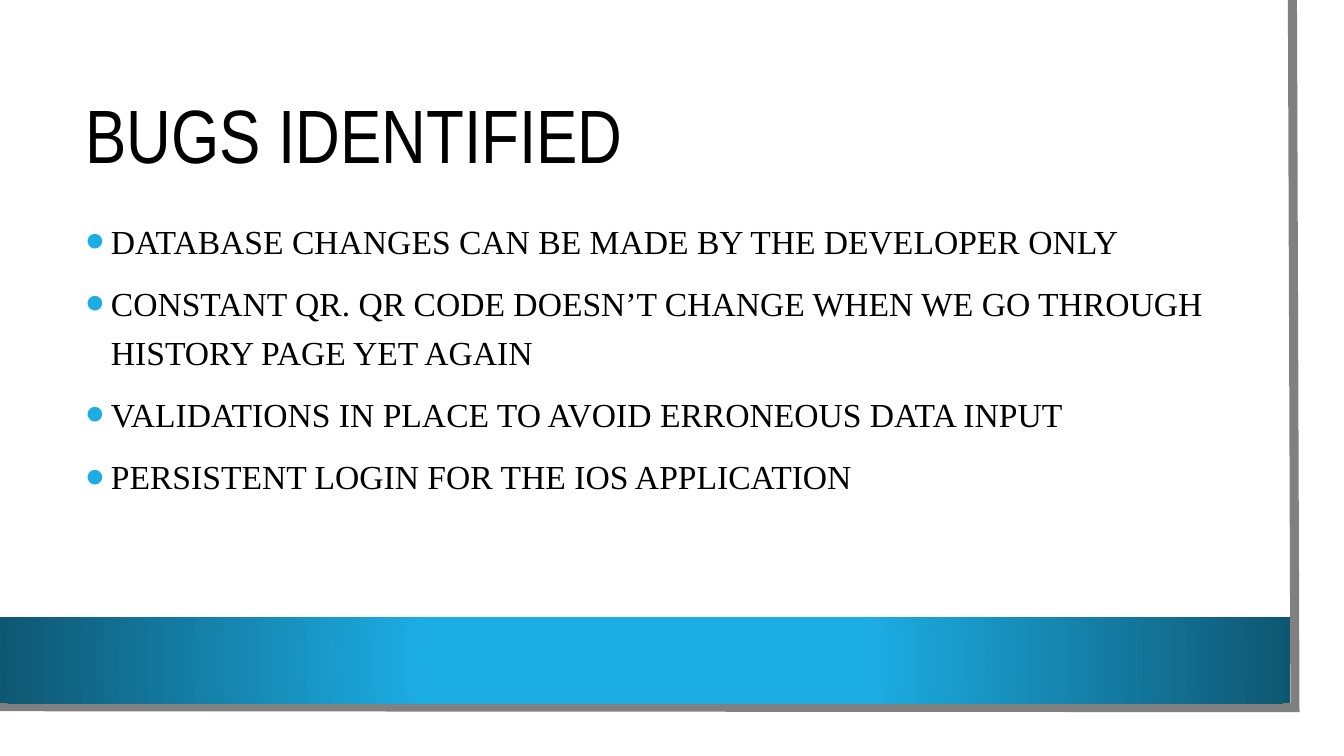
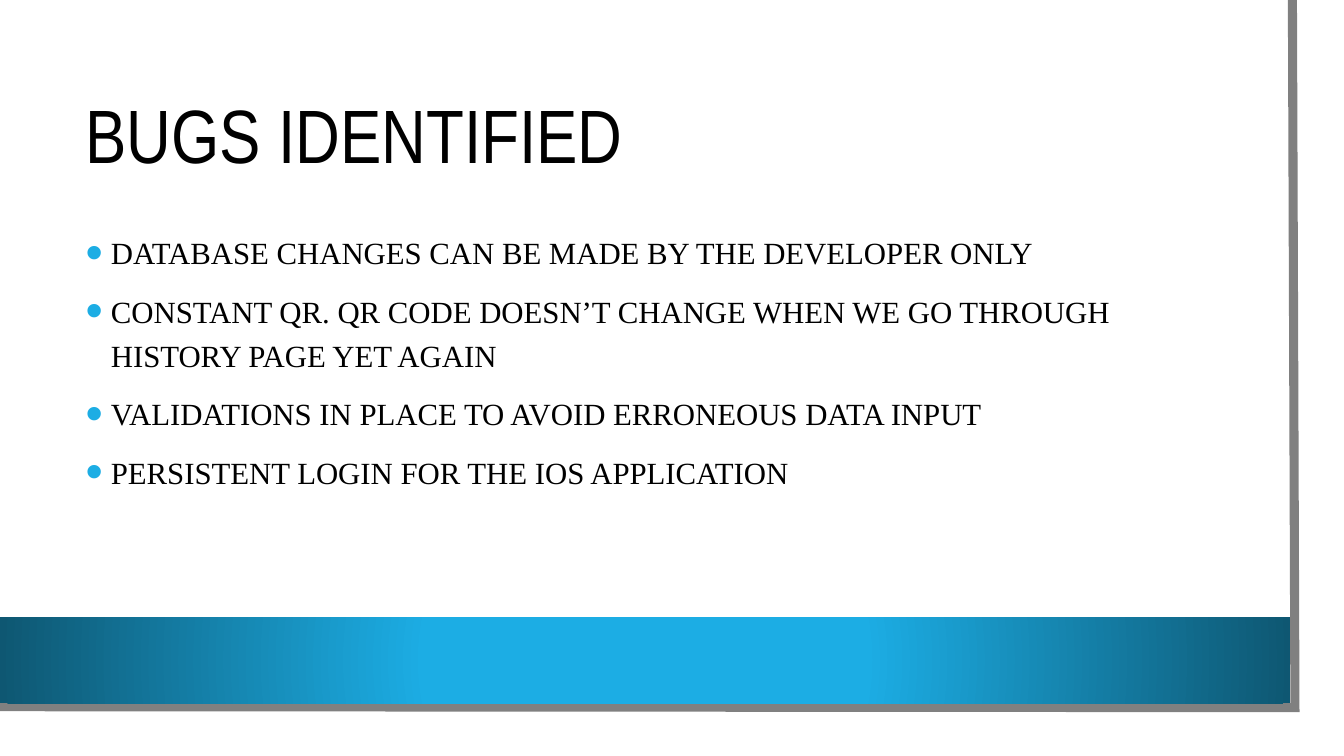
Before and after one commit to VamsiDevalla/Student-Attendance-Tracking, a slide deck: slide 15 of final ppt.pptx. Drawn at 1344x756 pixels with LibreOffice and Linux fonts; fonts in the diff are those of the drawing; background and template pictures are left out. Boxes give left, top, right and bottom in pixels: in the first picture for what was removed or moved away, otherwise in the second. Text is boxed around its words. In the diff, an @@ line names an element or a change of style, - is before the commit and + after.

```diff
--- a/final ppt.pptx
+++ b/final ppt.pptx
@@ text "DATABASE CHANGES CAN BE MADE ..." at [111,243,1109,485]: size 24 to 22 pt @@
```
Also in this commit, not shown: 3 other slides changed.
